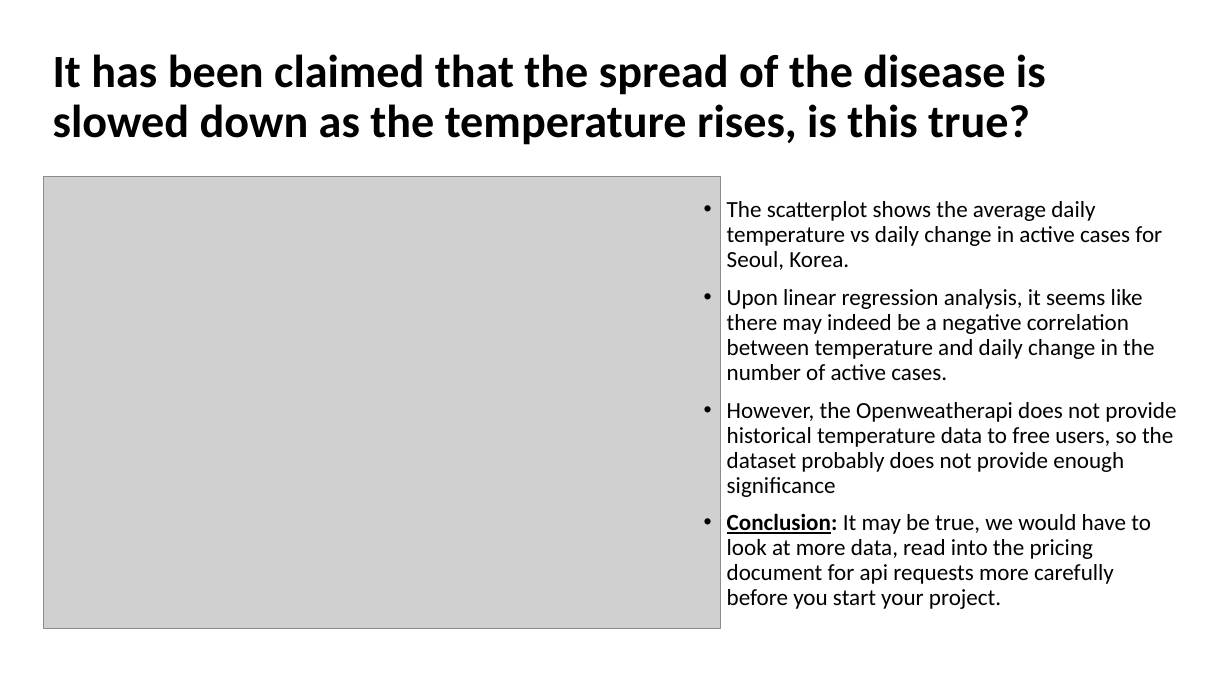
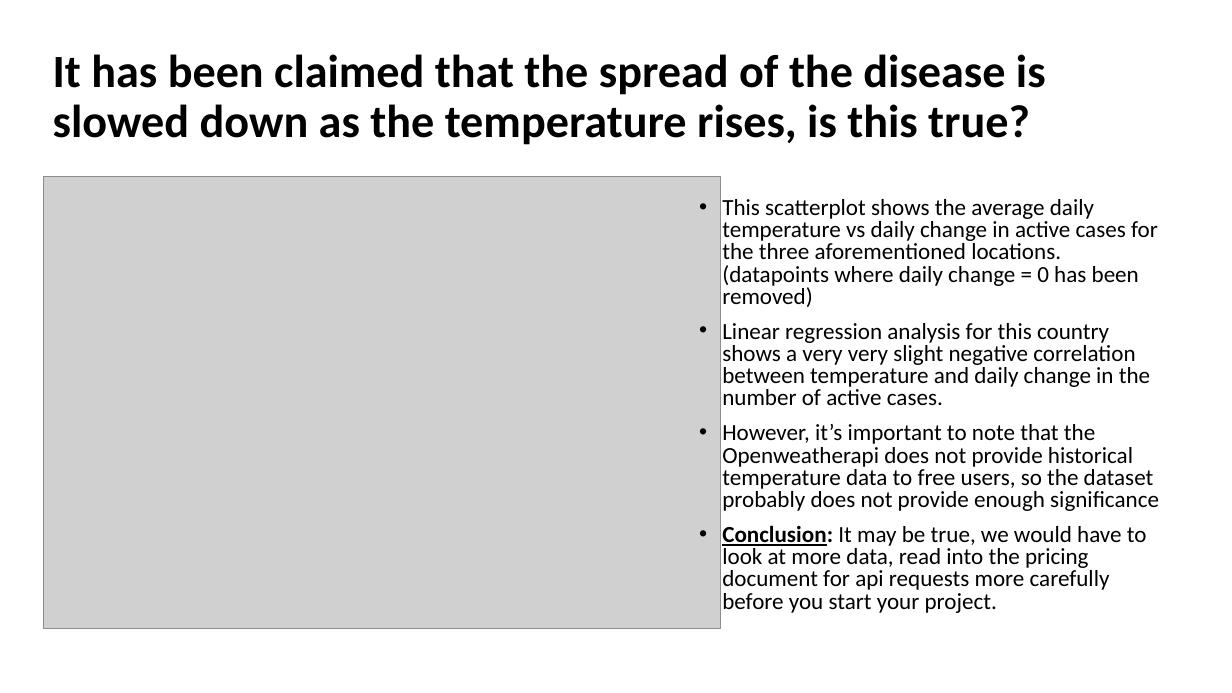
Before and after one commit to PhillipWangAust/Covid-19_Project1, a slide deck: slide 14 of Covid Project Final.pptx (slide 11 before the commit). Drawn at 1232x693 pixels with LibreOffice and Linux fonts; fonts in the diff are those of the drawing; grey boxes stand for pictures. Boxes give left, top, right and bottom in pixels: in the first picture for what was removed or moved away, otherwise in the second. Text is boxed around its words. In the diff, an @@ line names an element or a change of style, - is before the commit and + after.

Commit message:
adding more cities for Iktae's analysis

```diff
--- a/Covid Project Final.pptx
+++ b/Covid Project Final.pptx
@@ text at bbox=[722, 199, 1159, 511]: text changed @@
-• The scatterplot shows the average daily temperature vs daily change in active cases for Seoul, Korea.
-• Upon linear regression analysis, it seems like there may indeed be a negative correlation between temperature and daily change in the number of active cases.
-• However, the Openweatherapi does not provide historical temperature data to free users, so the dataset probably does not provide enough significance
+• This scatterplot shows the average daily temperature vs daily change in active cases for the three aforementioned locations. (datapoints where daily change = 0 has been removed)
+• Linear regression analysis for this country shows a very very slight negative correlation between temperature and daily change in the number of active cases.
+• However, it’s important to note that the Openweatherapi does not provide historical temperature data to free users, so the dataset probably does not provide enough significance
@@ text at bbox=[722, 525, 1147, 613]: line spacing 0.9 to 0.8 @@
```
Also in this commit, not shown: 3 slides added, 7 other files.
